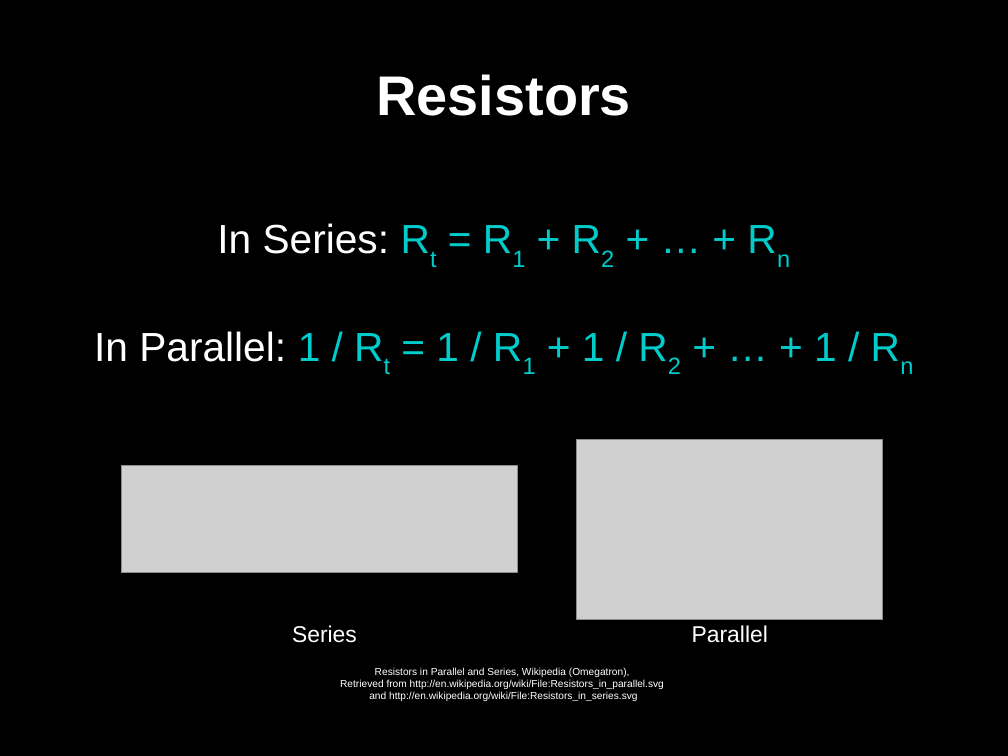
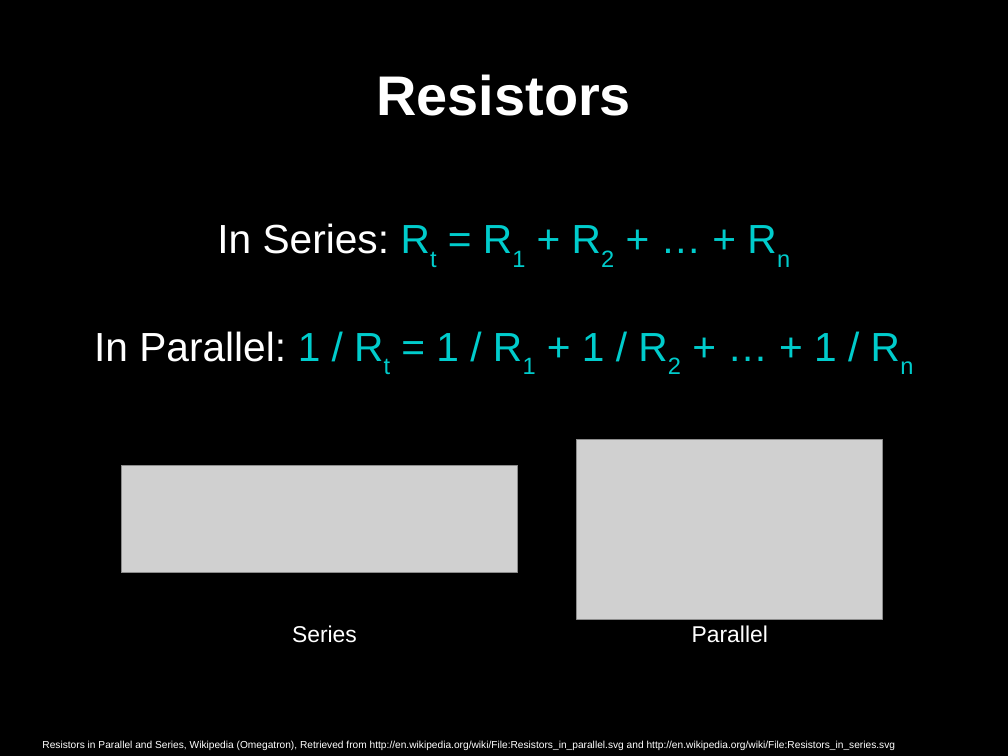
Before and after one commit to gaudeon/rpi_gpio_overview, a slide deck: slide 33 of slides/RPi GPIO Overview.odp (slide 37 before the commit). Drawn at 1008x756 pixels with LibreOffice and Linux fonts; fonts in the diff are those of the drawing; grey boxes stand for pictures. Boxes give left, top, right and bottom in pixels: in the first picture for what was removed or moved away, otherwise in the second. Text is boxed around its words. In the diff, an @@ line names an element or a change of style, - is before the commit and + after.

```diff
--- a/slides/RPi GPIO Overview.odp
+++ b/slides/RPi GPIO Overview.odp
@@ text at box(42, 740, 895, 750): text changed @@
-Resistors in Parallel and Series, Wikipedia (Omegatron),
-Retrieved from http://en.wikipedia.org/wiki/File:Resistors_in_parallel.svg
-and http://en.wikipedia.org/wiki/File:Resistors_in_series.svg
+Resistors in Parallel and Series, Wikipedia (Omegatron), Retrieved from http://en.wikipedia.org/wiki/File:Resistors_in_parallel.svg and http://en.wikipedia.org/wiki/File:Resistors_in_series.svg
```
Also in this commit, not shown: 44 other slides changed, 3 slides added, 8 slides removed.
